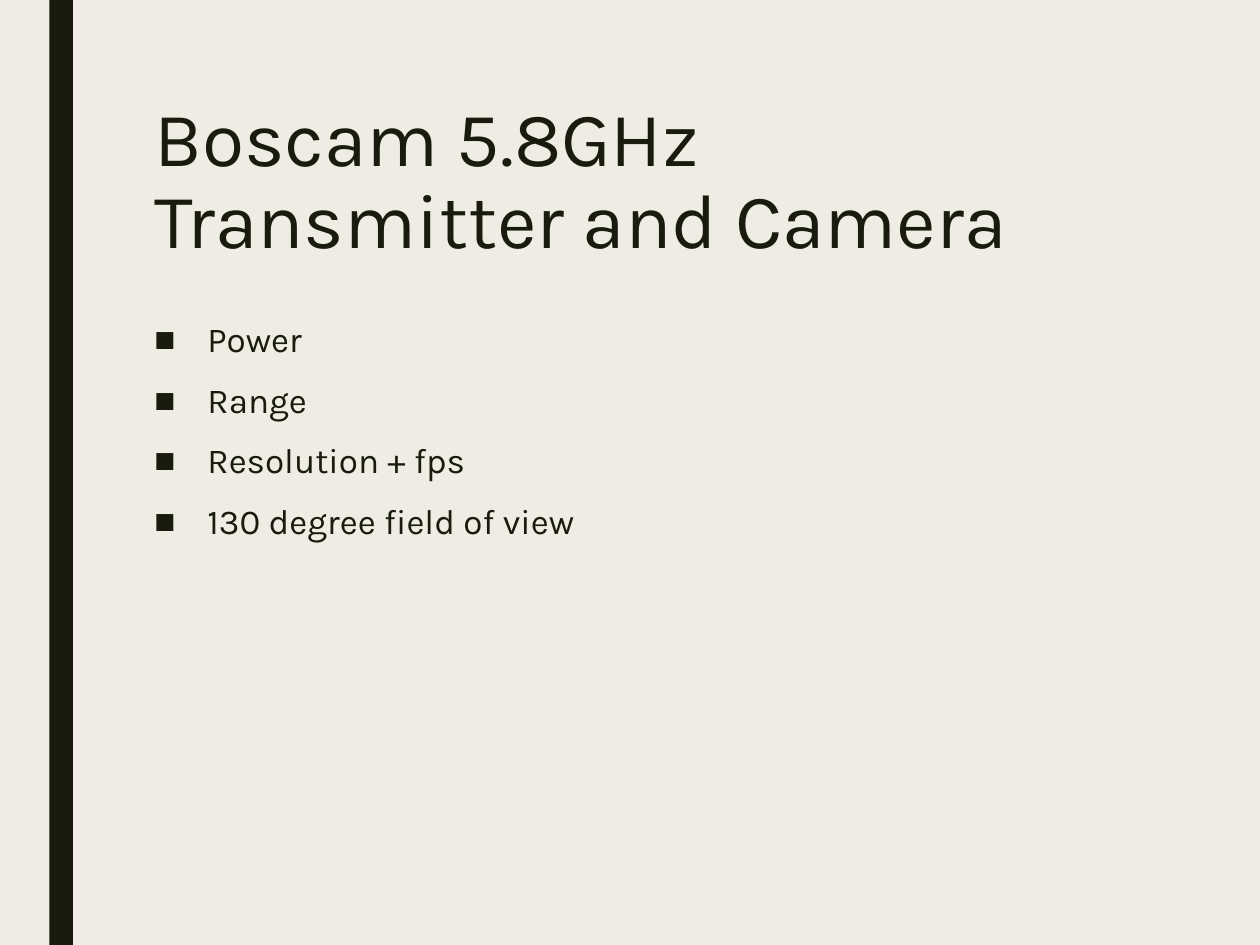
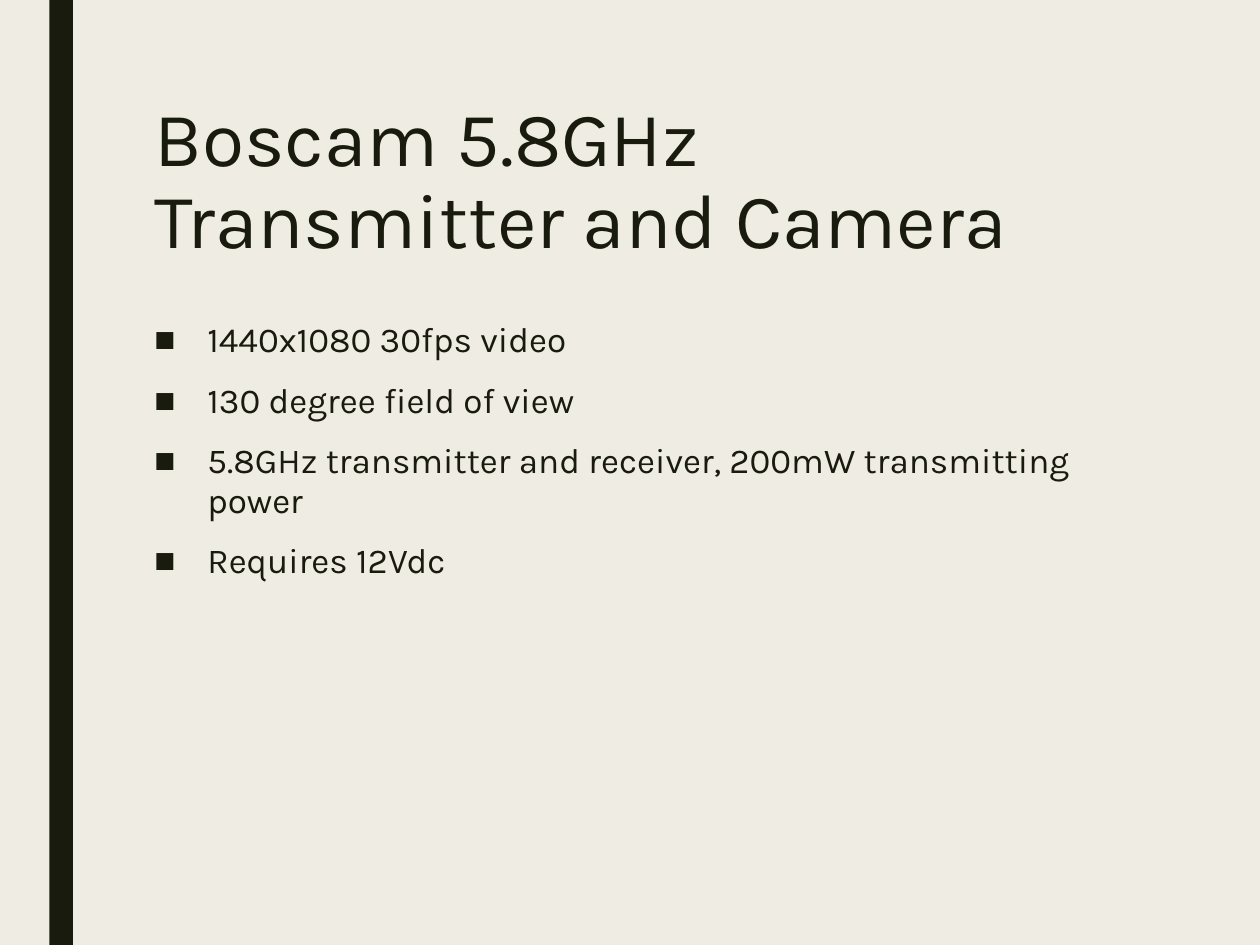
Before and after one commit to StormWulf/Mobile-Motion-Tracking-Robot-Arm, a slide deck: slide 10 of Documents/Presentation/Presentation_MobileMotionTrackingRobotArm.pptx. Drawn at 1260x945 pixels with LibreOffice and Linux fonts; fonts in the diff are those of the drawing. Boxes give left, top, right and bottom in pixels: in the first picture for what was removed or moved away, otherwise in the second. Text is boxed around its words. In the diff, an @@ line names an element or a change of style, - is before the commit and + after.

```diff
--- a/Documents/Presentation/Presentation_MobileMotionTrackingRobotArm.pptx
+++ b/Documents/Presentation/Presentation_MobileMotionTrackingRobotArm.pptx
@@ text at (207,328,566,361): text changed @@
-■ Power
-■ Range
-■ Resolution + fps
+■ 1440x1080 30fps video
@@ text at (207,449,1070,582): paragraphs added @@
+■ 5.8GHz transmitter and receiver, 200mW transmitting power
+■ Requires 12Vdc
```
Also in this commit, not shown: 7 other slides changed, 1 slide added, 1 slide removed.
